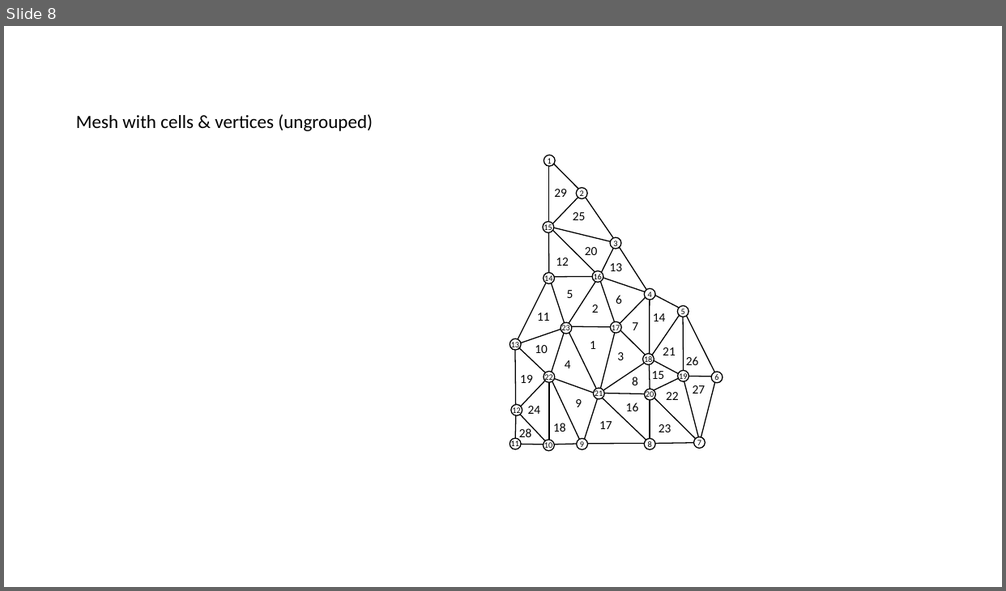
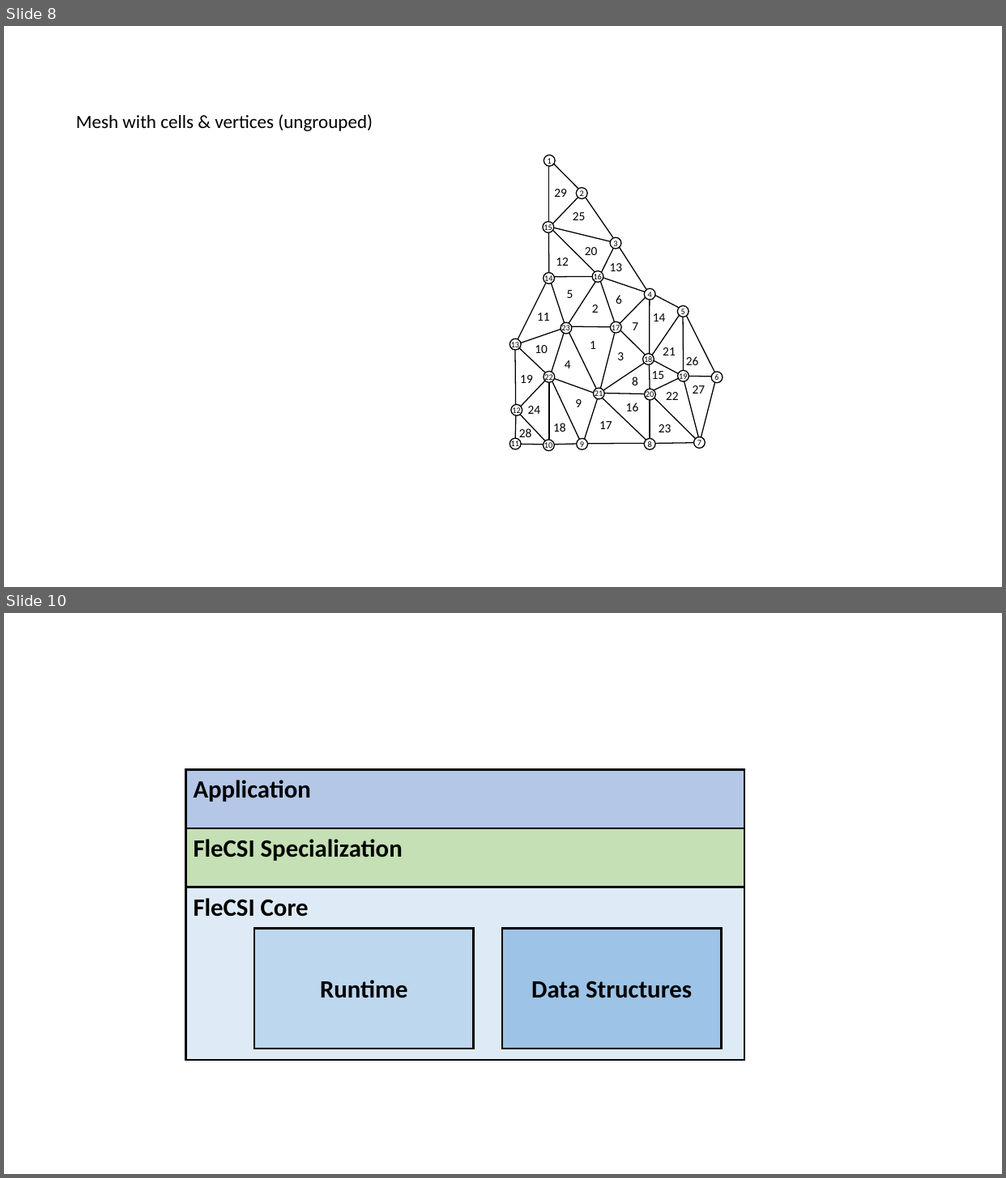
Before and after one commit to laristra/flecsi, a slide deck: doc/flecsi-documentation-figures.pptx. Shown one above the other, each under a label of ours: slide 8 before the commit, slides 8 and 10 after it; the slides between them are not shown. The pictures are 1006x591 and 1006x1178 pixels, drawn with LibreOffice and Linux fonts; fonts in the diff are those of the drawing. Boxes give left, top, right and bottom in pixels: in the first picture for what was removed or moved away, otherwise in the second. Text is boxed around its words. In the diff, an @@ line names an element or a change of style, - is before the commit and + after.

```diff
--- a/doc/flecsi-documentation-figures.pptx
+++ b/doc/flecsi-documentation-figures.pptx
@@ slide 10 added at bbox=[4, 613, 1002, 1174], background #FFFFFF @@
@@ group added at bbox=[186, 770, 744, 1061]: 5 rectangles @@
+FleCSI Core
+Runtime
+Data Structures
+FleCSI Specialization
+Application
```
Also in this commit, not shown: 1 other slide added, 8 other files.
